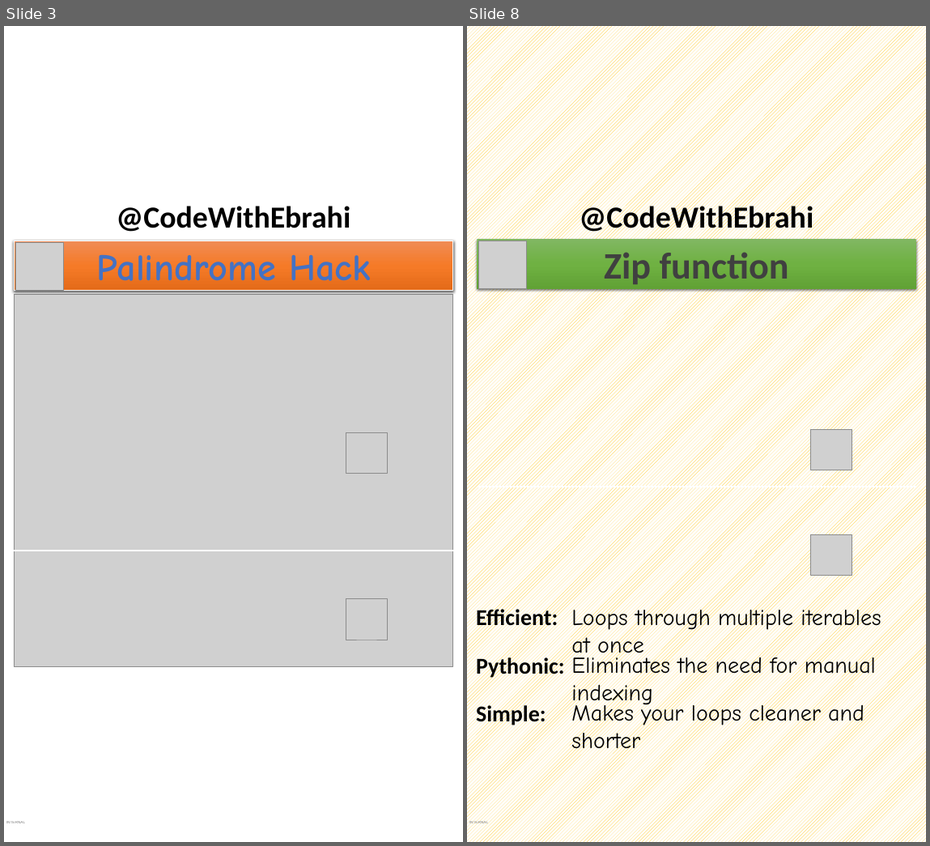
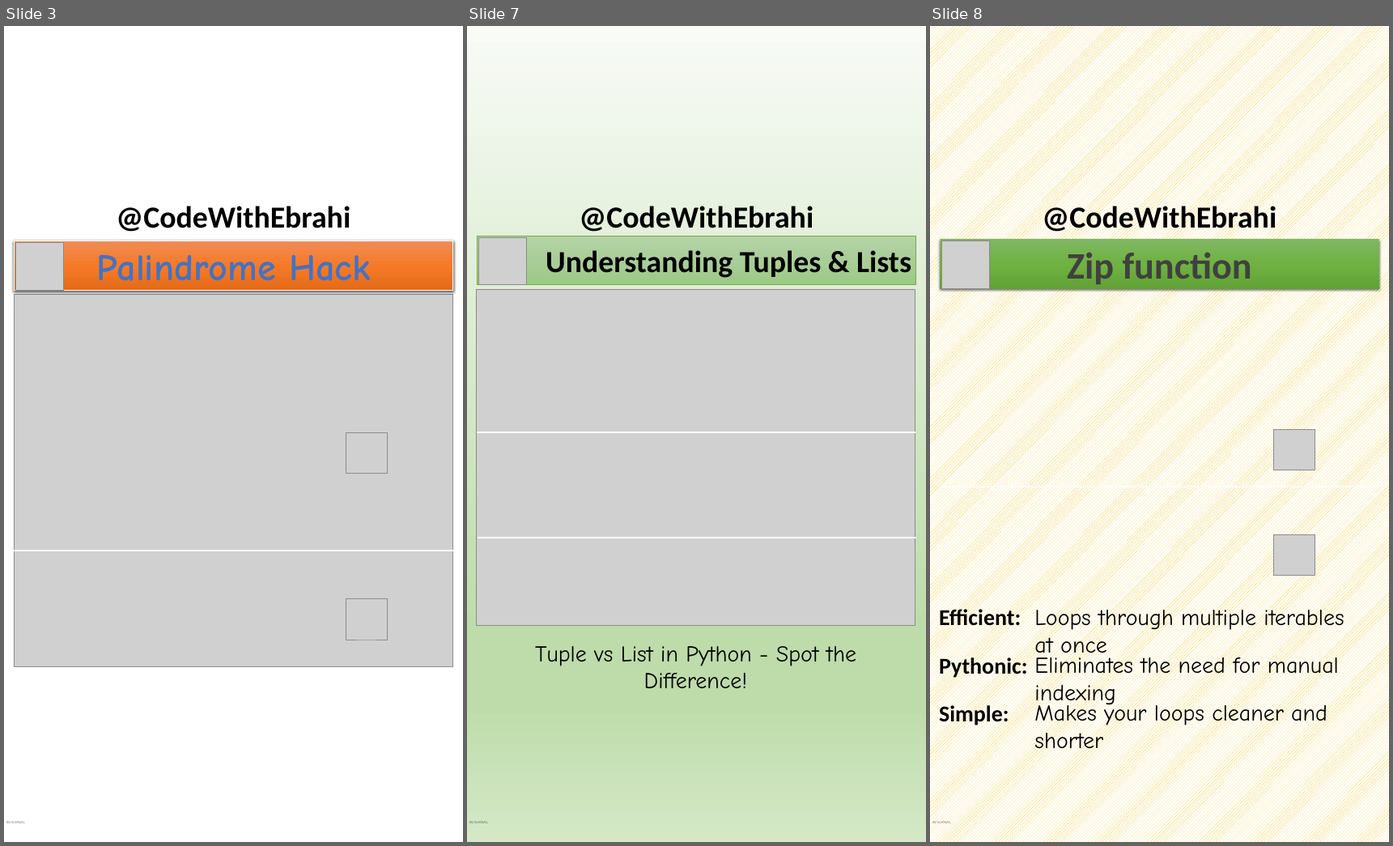
Before and after one commit to ebrahimsalehi1/python_codes, a slide deck: assets/images.pptx. Shown side by side, each under a label of ours: slides 3 and 8 before the commit, slides 3, 7 and 8 after it; the slides between them are not shown. The pictures are 930x846 and 1393x846 pixels, drawn with LibreOffice and Linux fonts; fonts in the diff are those of the drawing; grey boxes stand for pictures; background and template pictures are left out. Boxes give left, top, right and bottom in pixels: in the first picture for what was removed or moved away, otherwise in the second. Text is boxed around its words. In the diff, an @@ line names an element or a change of style, - is before the commit and + after.

```diff
--- a/assets/images.pptx
+++ b/assets/images.pptx
@@ slide 7 added at box(467, 26, 926, 842), background gradient #F8FBF6 to #BEDCAA to #D4E8C6; not listed: 2 template elements that a slide beside it also shows @@
@@ rectangle added at box(477, 236, 916, 285), fill gradient #B5D5A7 to #AACE9A to #9CC987, outline #70AD47 0.5 pt, 54 pt, text #000000, bold @@
+Understanding Tuples & Lists
@@ picture added at box(479, 237, 526, 285) @@
@@ picture added at box(476, 289, 915, 625) @@
@@ line added from (477, 433) to (916, 433), #FFFFFF 3 pt @@
@@ line added from (478, 539) to (917, 539), #FFFFFF 3 pt @@
@@ text added at box(535, 646, 857, 689), 40 pt, text #000000 @@
+Tuple vs List in Python - Spot the Difference!
```
Also in this commit, not shown: 3 other slides added, 4 slides removed, 22 other files.
